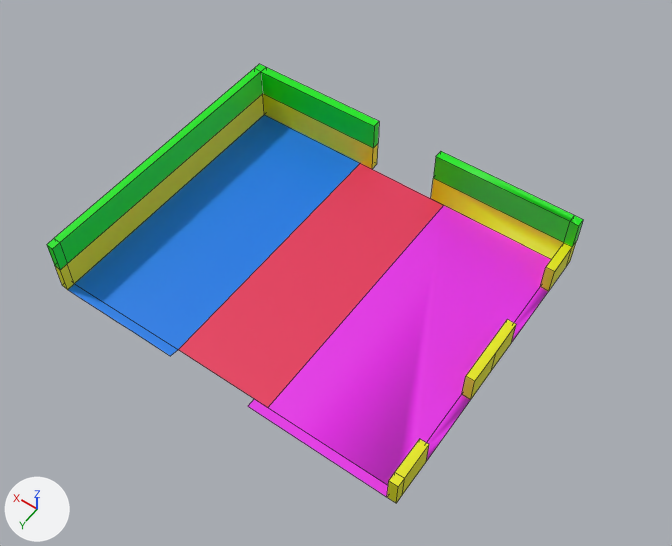
Before and after pictures for a commit that changed the FBX model Assets/Models/EndGame_Arena.fbx.
Before and after are seen from a camera (50 mm lens) standing at (-110.5, 147.2, 233.4) and looking at (-5.0, -0.6, 1.1). Lighting does not change. The marker at lower left points along +X, +Y and +Z. Mesh edges are drawn as thin lines. Where no turn or scale is listed for an object, it has been applied to the vertices. Vertices at the same position are counted once.

Names of what the first picture shows: 'Floor'.
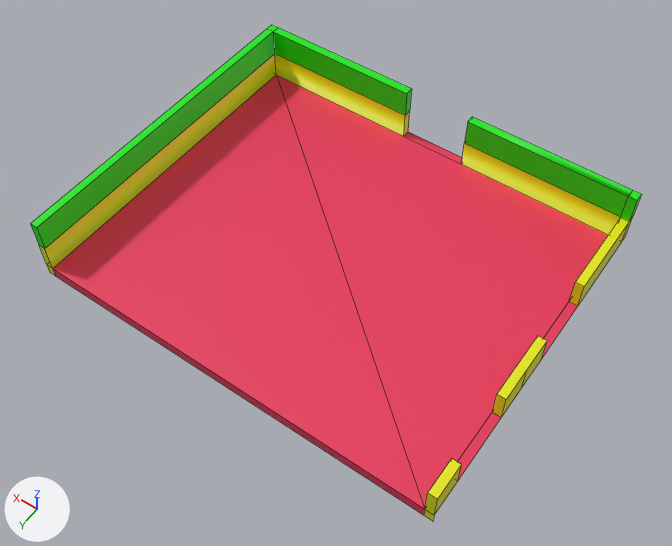
Commit message: end game improve

Pixel boxes [x1, y1, x2, y2] of what changed, in the pictures (672 x 546 px):
```json
{"object": "Floor", "change": "reshaped", "before": [47, 64, 583, 503], "after": [31, 25, 641, 521], "on screen": "14% wider, 13% taller"}
```

The change, as JSON lines over the scene's bpy script:
```json
{"block": "me_plane_001", "where": "# used by ob_floor; location = (0.0, 0.0, 0.0)"}
{"op": "remove", "block": "me_plane_001", "code": "me_plane_001.from_pydata(...)  # 100 vertices, 65 faces; spans x -62.7..62.7, y -49.0..53.0, z 0.0..20.0"}
{"op": "add", "block": "me_plane_001", "code": "me_plane_001.from_pydata(...)  # 67 vertices, 57 faces; spans x -72.7..72.7, y -69.0..49.7, z -3.8..20.0"}
{"block": "me_plane_001", "change": "me_plane_001 part 1: the loose piece of 91 vertices spanning x -62.7..62.7, y -49.0..53.0, z 0.0..20.0 is rebuilt with 66 vertices and now spans x -72.7..72.7, y -69.0..49.7, z -3.8..20.0"}
{"op": "remove", "block": "me_plane_001", "code": "me_plane_001.materials.append(mat_material_002)  # blue #007ae7"}
{"op": "remove", "block": "me_plane_001", "code": "me_plane_001.materials.append(mat_material_004)  # pink #e524e7"}
```
